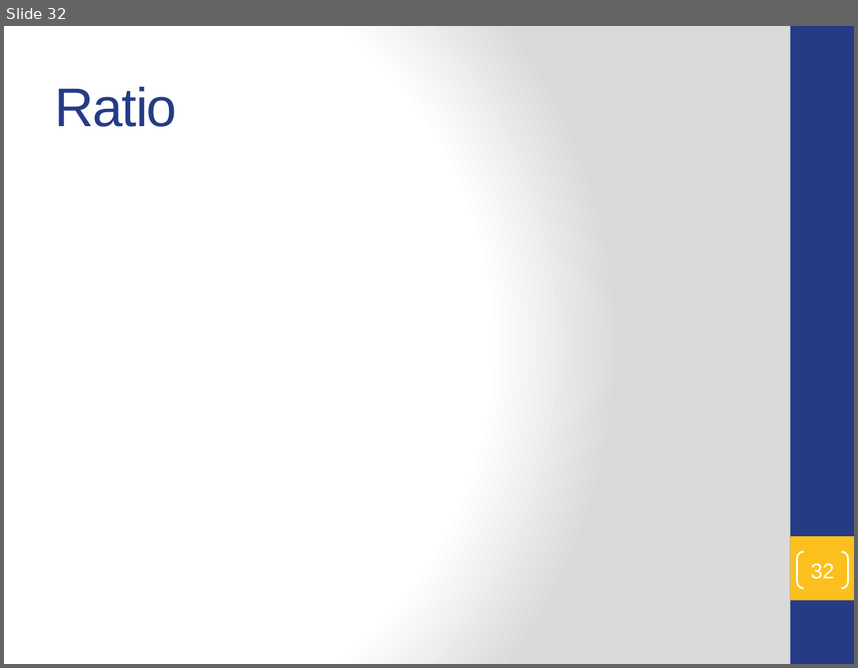
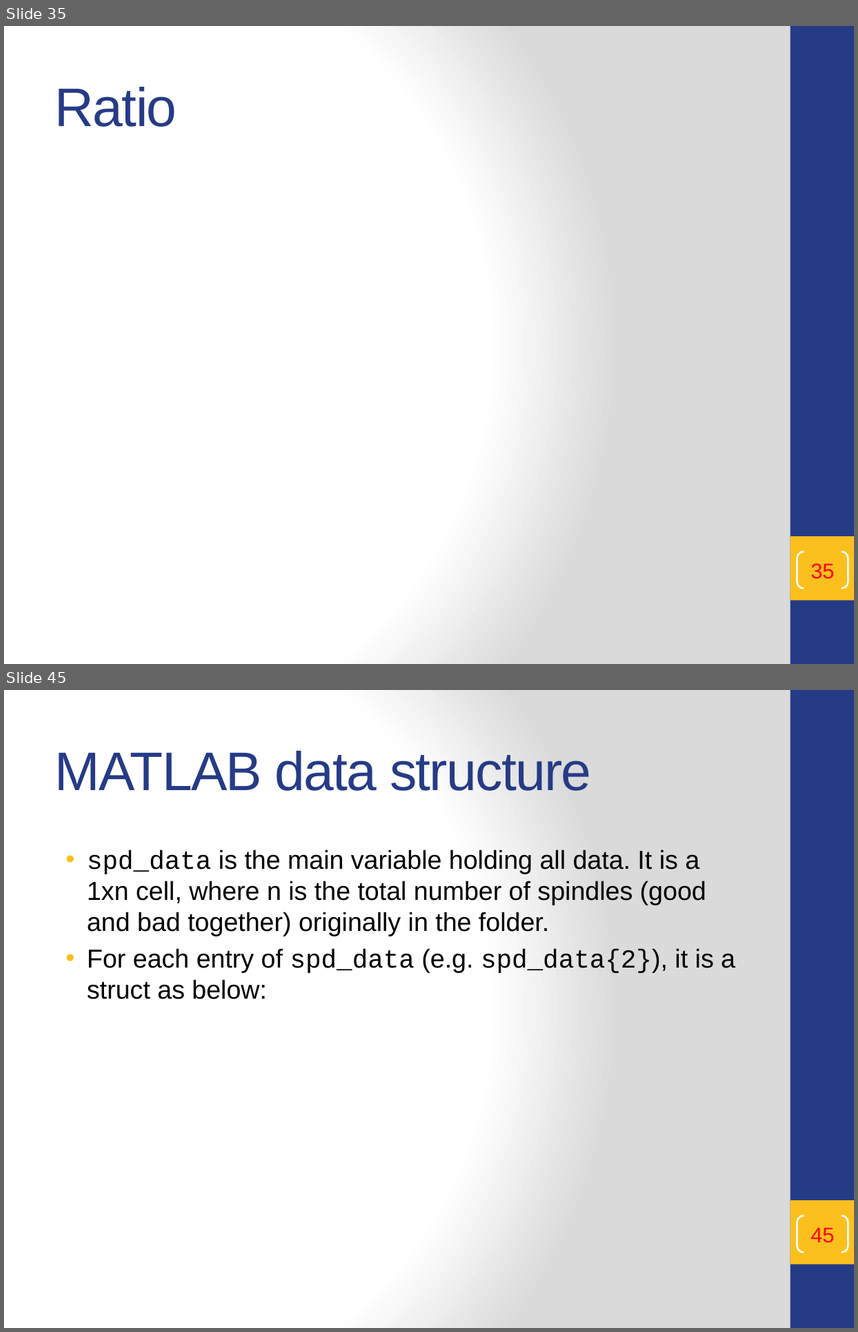
Before and after one commit to t47io/SpindleUtil, a slide deck: Scripts/SpindleQuantify/README.pptx. Shown one above the other, each under a label of ours: slide 32 before the commit, slides 35 and 45 after it; the slides between them are not shown. The pictures are 858x668 and 858x1332 pixels, drawn with LibreOffice and Linux fonts; fonts in the diff are those of the drawing; background and template pictures are left out. Boxes give left, top, right and bottom in pixels: in the first picture for what was removed or moved away, otherwise in the second. Text is boxed around its words. In the diff, an @@ line names an element or a change of style, - is before the commit and + after.

```diff
--- a/Scripts/SpindleQuantify/README.pptx
+++ b/Scripts/SpindleQuantify/README.pptx
@@ slide 45 added at (x1=4, y1=690, x2=854, y2=1328), background gradient #FFFFFF to #DADADA; not listed: 2 template elements that a slide beside it also shows @@
@@ title added at (x1=55, y1=751, x2=591, y2=791), 46 pt, text #263B86 @@
+MATLAB data structure
@@ text added at (x1=87, y1=849, x2=735, y2=999), 22 pt, text #000000 @@
+• spd_data is the main variable holding all data. It is a 1xn cell, where n is the total number of spindles (good and bad together) originally in the folder.
+• For each entry of spd_data (e.g. spd_data{2}), it is a struct as below:
@@ page number added at (x1=797, y1=1215, x2=848, y2=1252), outline #FFFFFF 1.5 pt, 18 pt, text #FF0000 @@
+45
@@ what was slide 32 is now slide 35 @@
@@ page number at (x1=811, y1=563, x2=834, y2=579): text changed; text colour #FFFFFF to #FF0000 @@
-32
+35
```
Also in this commit, not shown: 9 slides changed, 24 other slides added, 2 other files.
